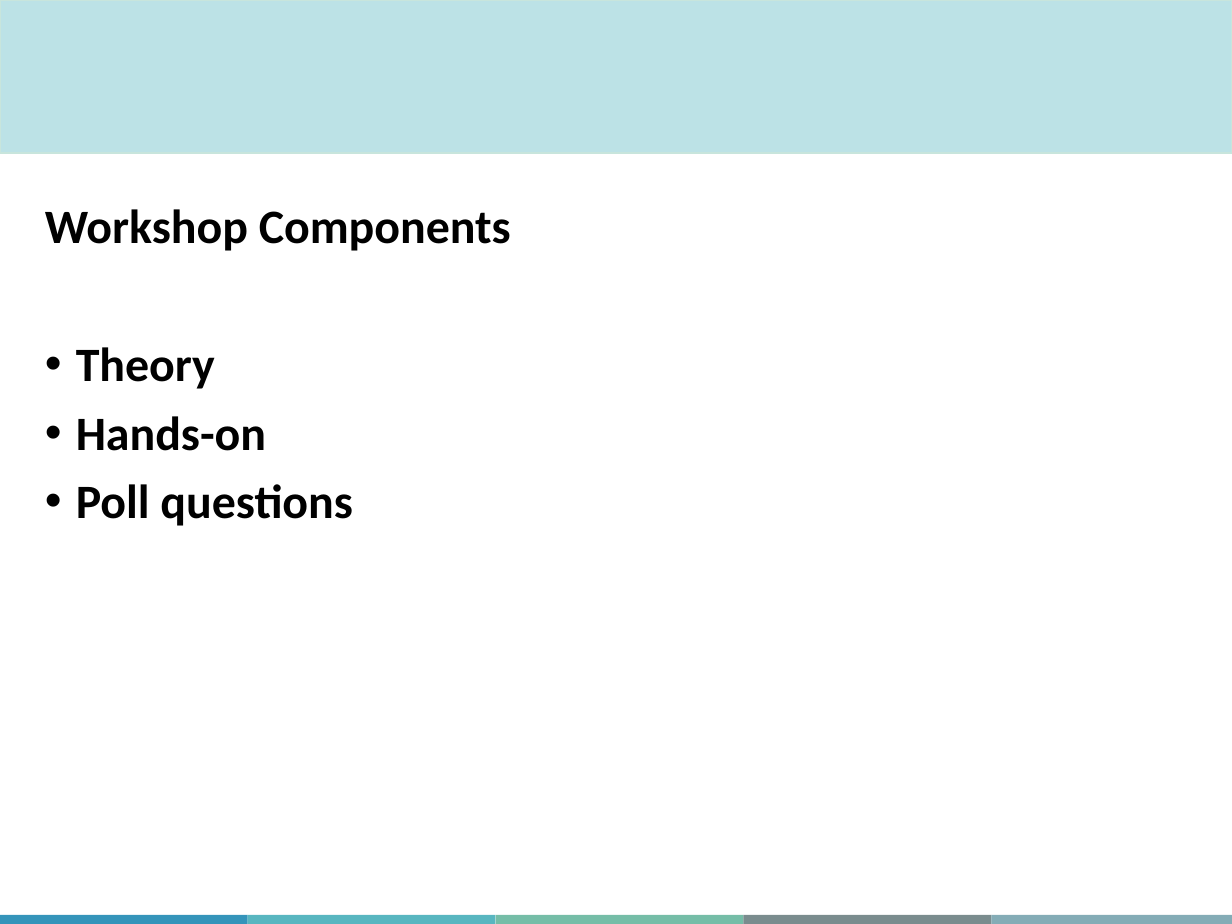
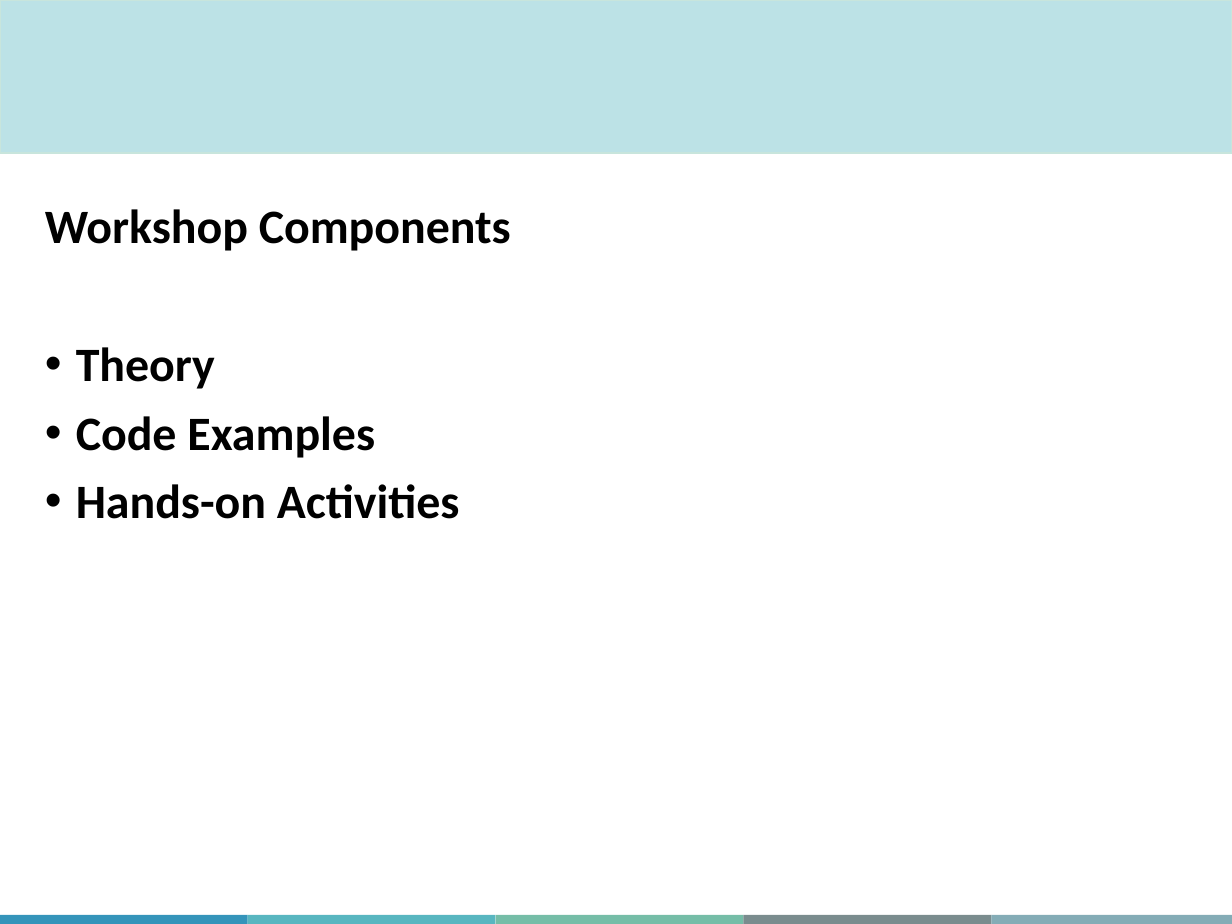
Before and after one commit to MJousse/IntroRacademic, a slide deck: slide 7 of MiCM_IntroToR.pptx (slide 6 before the commit). Drawn at 1232x924 pixels with LibreOffice and Linux fonts; fonts in the diff are those of the drawing; background and template pictures are left out. Boxes give left, top, right and bottom in pixels: in the first picture for what was removed or moved away, otherwise in the second. Text is boxed around its words. In the diff, an @@ line names an element or a change of style, - is before the commit and + after.

```diff
--- a/MiCM_IntroToR.pptx
+++ b/MiCM_IntroToR.pptx
@@ text at [76, 416, 460, 519]: text changed @@
-• Hands-on
-• Poll questions
+• Code Examples
+• Hands-on Activities
```
Also in this commit, not shown: 6 other slides changed, 3 slides added, 2 other files.
